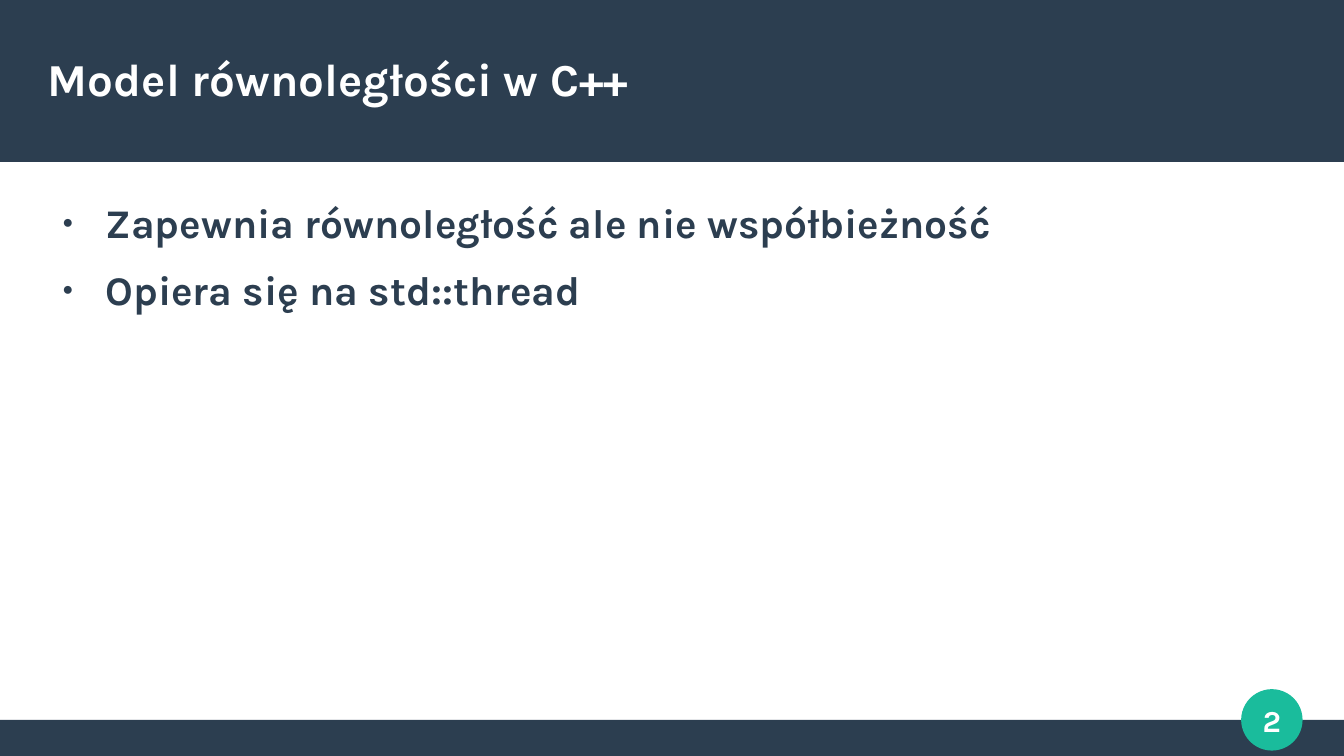
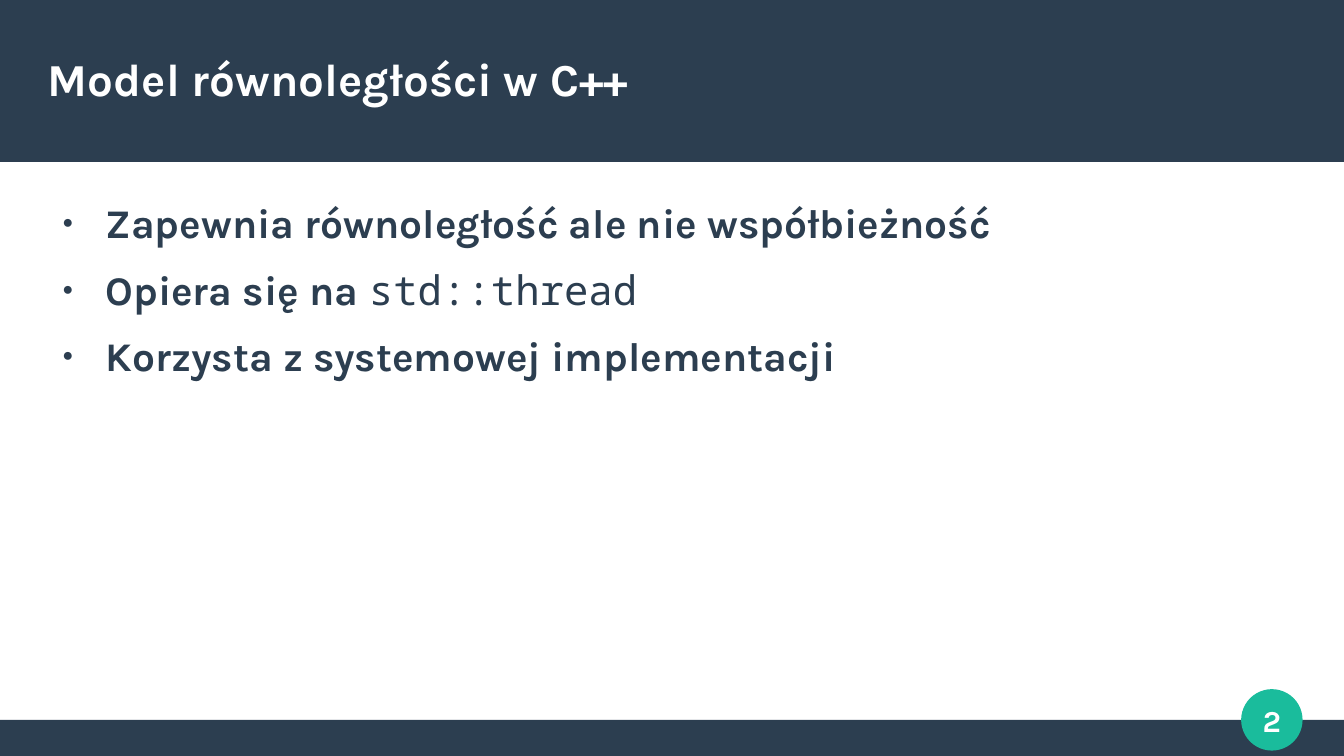
Before and after one commit to Crustacean1/Nitkowce, a slide deck: slide 2 of Prezka/Threads.odp. Drawn at 1344x756 pixels with LibreOffice and Linux fonts; fonts in the diff are those of the drawing. Boxes give left, top, right and bottom in pixels: in the first picture for what was removed or moved away, otherwise in the second. Text is boxed around its words. In the diff, an @@ line names an element or a change of style, - is before the commit and + after.

```diff
--- a/Prezka/Threads.odp
+++ b/Prezka/Threads.odp
@@ text at (x1=106, y1=274, x2=637, y2=315): font Karla to Noto Sans Mono, bold off in "std::thread" @@
@@ text at (x1=106, y1=342, x2=836, y2=381): paragraph added @@
+● Korzysta z systemowej implementacji
```
Also in this commit, not shown: 4 other slides changed, 9 slides added, 3 slides removed.
